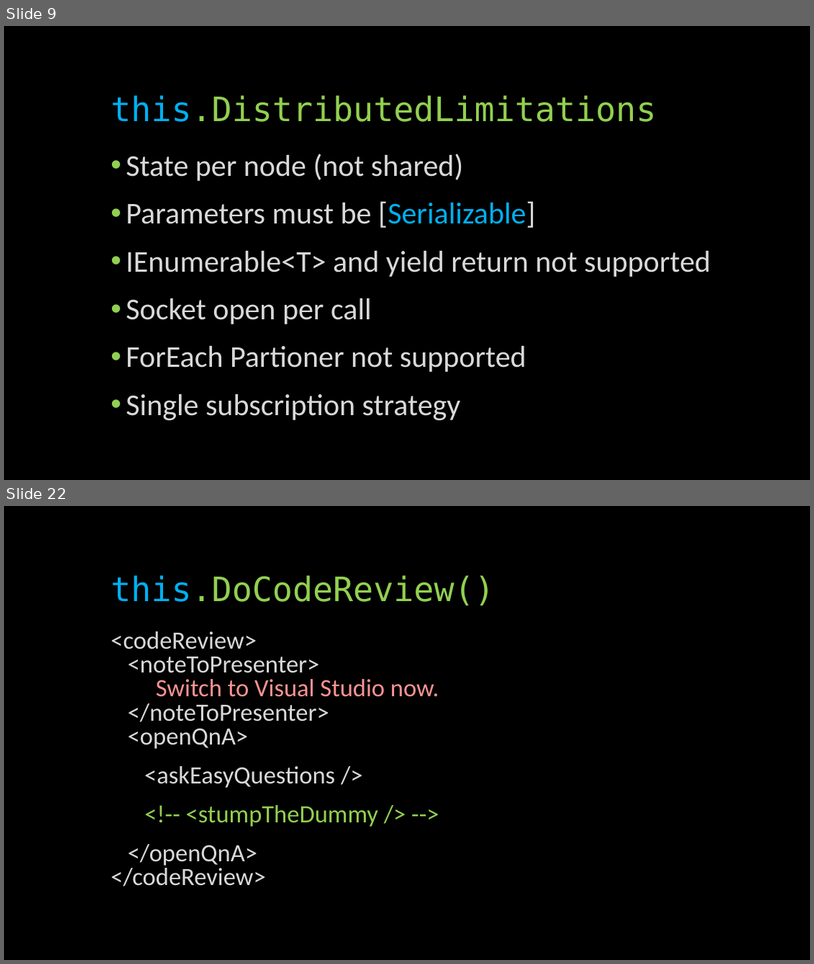
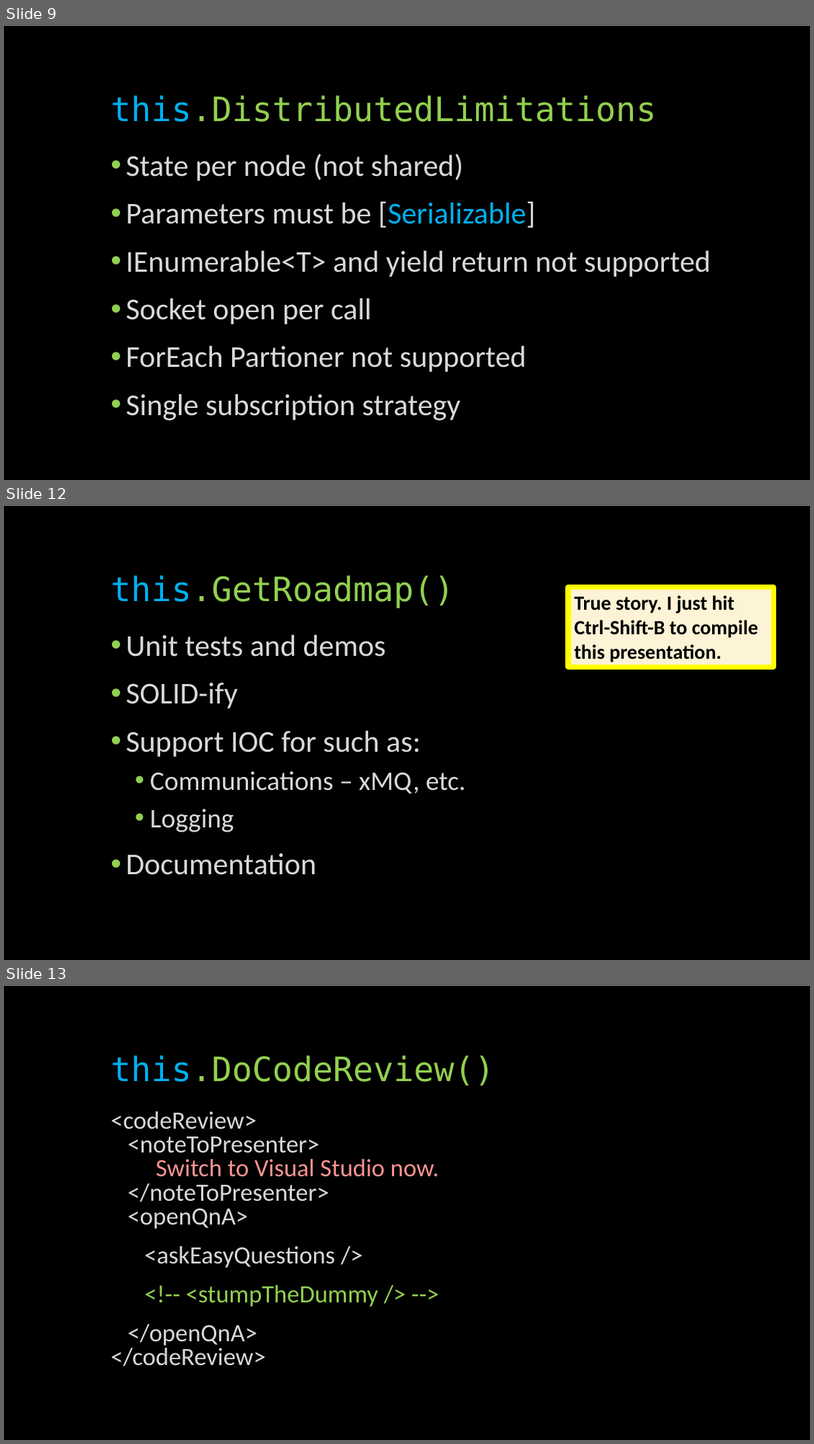
Before and after one commit to glennneiger/duovia-distributed, a slide deck: docs/distributed_demo.pptx. Shown one above the other, each under a label of ours: slides 9 and 22 before the commit, slides 9, 12 and 13 after it; the slides between them are not shown. The pictures are 814x964 and 814x1444 pixels, drawn with LibreOffice and Linux fonts; fonts in the diff are those of the drawing. Boxes give left, top, right and bottom in pixels: in the first picture for what was removed or moved away, otherwise in the second. Text is boxed around its words. In the diff, an @@ line names an element or a change of style, - is before the commit and + after.

```diff
--- a/docs/distributed_demo.pptx
+++ b/docs/distributed_demo.pptx
@@ slide 12 added at (4, 506, 810, 960), background #000000 @@
@@ title added at (111, 575, 454, 608), 40 pt, text #92D050 @@
+this.GetRoadmap()
@@ rectangle added at (568, 587, 774, 667), fill #FDF3D6, outline #FFFF00 6 pt, 24 pt, text #000000, bold @@
+True story. I just hit
+Ctrl-Shift-B to compile
+this presentation.
@@ text added at (126, 635, 466, 875), 36 pt, text #D9D9D9 @@
+• Unit tests and demos
+• SOLID-ify
+• Support IOC for such as:
+  • Communications – xMQ, etc.
+  • Logging
+• Documentation
@@ what was slide 22 is now slide 13 @@
```
Also in this commit, not shown: 1 slide changed, 2 other slides added, 12 slides removed.
